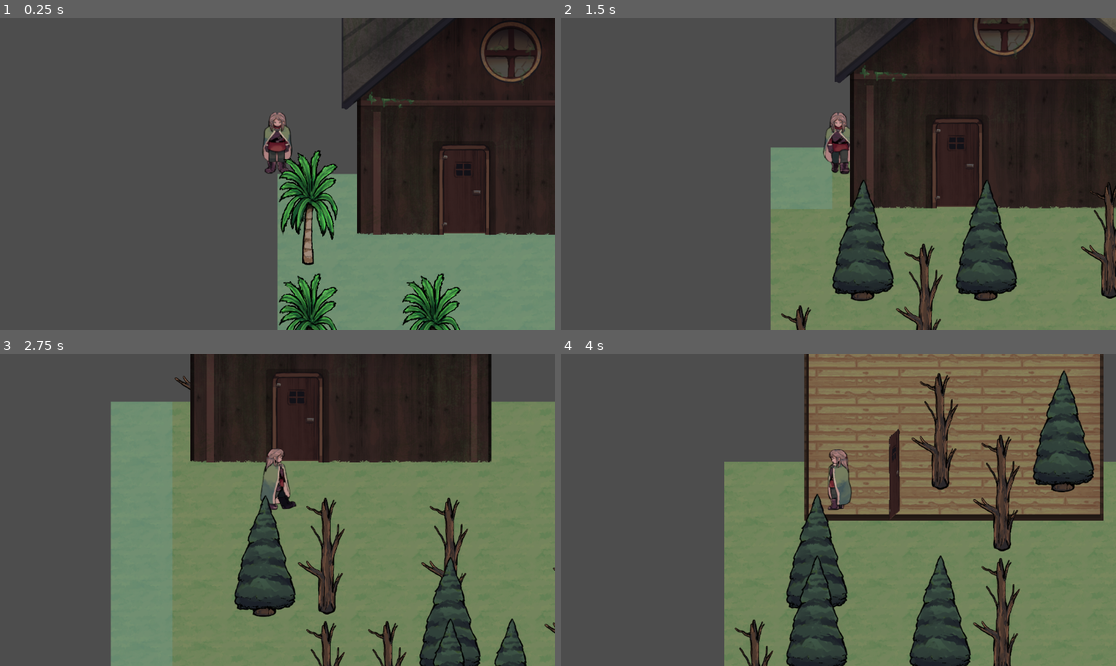
Above: before the commit, frames 1-4 (two rows, left to right).
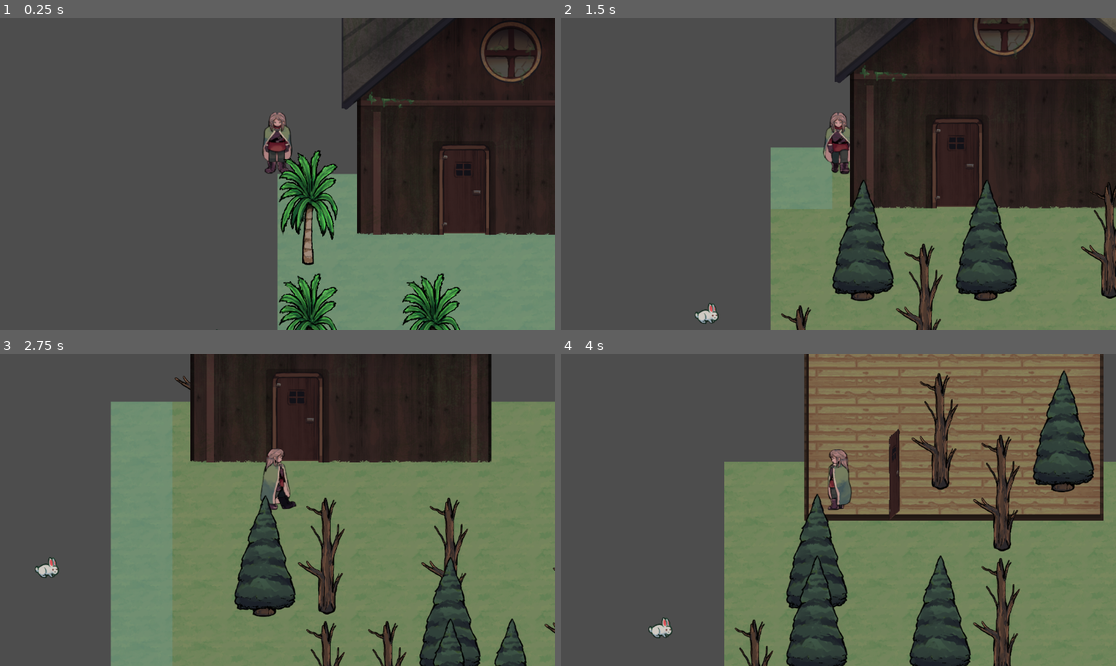
Above: after the commit, the same moments.

Repository: frxedlxver/godotProcGen
Game: Godot game, scene res://scenes/MainScene.tscn
The game is run twice, just before and just after one commit, with the same random seed, the same clock (stepped at 60 frames per second) and the same inputs.
Inputs:
- Up to frame 1 (0.25 s): no input
- Up to frame 2 (1.5 s): tap Enter (ui_accept) at 0.5, 0.77 s; hold D (walk_right) 0.53-1.28 s; tap R at 0.6, 1.35 s; hold S (walk_down) from 1.28 s (still down)
- Up to frame 3 (2.75 s): tap Enter (ui_accept) at 1.52 s; release S (walk_down) at 2.03 s; hold D (walk_right) from 2.03 s (still down); tap R at 2.1 s
- Up to frame 4 (4 s): release D (walk_right) at 2.78 s; hold W (walk_up) 2.78-3.53 s; tap R at 2.85, 3.6 s; tap Enter (ui_accept) at 3.02, 3.77 s; hold A (walk_left) from 3.53 s (still down)

The runs differ from the first frame. In frame 1, less than 0.1% of the frame differs, in the area x 38-40%, y 99-100%; in frame 2, 0.2%; in frame 3, 0.2%, in the area x 6-11%, y 65-72%; in frame 4, 0.2%.
Error after the commit: Invalid call. Nonexistent function 'process_state' in base 'Nil'. (res://src/NPC/AnimalStateManager.gd:10)

Commit message:
started work on decisionmaking

Diff:
--- /dev/null
+++ b/assets/animations/spriteframes/bunny.tres
@@ -0,0 +1,32 @@
+[gd_resource type="SpriteFrames" load_steps=5 format=3 uid="uid://dd04h3wo0ks4c"]
+
+[ext_resource type="Texture2D" uid="uid://bs4skf04yiffq" path="res://assets/animations/bun_sheet.png" id="1_1rkrv"]
+
+[sub_resource type="AtlasTexture" id="AtlasTexture_g201b"]
+atlas = ExtResource("1_1rkrv")
+region = Rect2(0, 60, 68, 60)
+
+[sub_resource type="AtlasTexture" id="AtlasTexture_35rty"]
+atlas = ExtResource("1_1rkrv")
+region = Rect2(68, 60, 68, 60)
+
+[sub_resource type="AtlasTexture" id="AtlasTexture_o1j6q"]
+atlas = ExtResource("1_1rkrv")
+region = Rect2(136, 60, 68, 60)
+
+[resource]
+animations = [{
+"frames": [{
+"duration": 1.0,
+"texture": SubResource("AtlasTexture_g201b")
+}, {
+"duration": 1.0,
+"texture": SubResource("AtlasTexture_35rty")
+}, {
+"duration": 1.0,
+"texture": SubResource("AtlasTexture_o1j6q")
+}],
+"loop": true,
+"name": &"hop",
+"speed": 5.0
+}]
--- a/nodes/Player.tscn
+++ b/nodes/Player.tscn
@@ -1,6 +1,6 @@
 [gd_scene load_steps=7 format=3 uid="uid://bxwy0r2ydmwky"]
 
-[ext_resource type="SpriteFrames" uid="uid://c6odp0uge3uld" path="res://assets/animations/mc.tres" id="1_jg6rk"]
+[ext_resource type="SpriteFrames" uid="uid://c6odp0uge3uld" path="res://assets/animations/spriteframes/mc.tres" id="1_jg6rk"]
 [ext_resource type="Script" path="res://src/Player/AnimationController.gd" id="2_86hkp"]
 [ext_resource type="Script" path="res://src/Player/InputHandler.gd" id="2_bu4xx"]
 [ext_resource type="Script" path="res://src/Player/PhysicsController.gd" id="2_xl6pr"]
--- /dev/null
+++ b/nodes/bunny.tscn
@@ -0,0 +1,37 @@
+[gd_scene load_steps=6 format=3 uid="uid://dr6aystlbr3ve"]
+
+[ext_resource type="SpriteFrames" uid="uid://dd04h3wo0ks4c" path="res://assets/animations/spriteframes/bunny.tres" id="1_fys23"]
+[ext_resource type="Script" path="res://src/NPC/AnimalStateManager.gd" id="3_nbd8s"]
+[ext_resource type="Script" path="res://src/NPC/AnimalBrain.gd" id="5_b5jt5"]
+
+[sub_resource type="CircleShape2D" id="CircleShape2D_f52e6"]
+radius = 249.514
+
+[sub_resource type="CapsuleShape2D" id="CapsuleShape2D_vgnuw"]
+radius = 14.0
+height = 46.0
+
+[node name="Bunny" type="CharacterBody2D"]
+
+[node name="Sprite" type="AnimatedSprite2D" parent="."]
+sprite_frames = ExtResource("1_fys23")
+animation = &"hop"
+frame_progress = 0.350539
+
+[node name="AwarenessArea" type="Area2D" parent="."]
+position = Vector2(-1, 6)
+rotation = 1.5708
+
+[node name="CollisionShape2D" type="CollisionShape2D" parent="AwarenessArea"]
+shape = SubResource("CircleShape2D_f52e6")
+
+[node name="bodyCollision" type="CollisionShape2D" parent="."]
+position = Vector2(-1, 6)
+rotation = 1.5708
+shape = SubResource("CapsuleShape2D_vgnuw")
+
+[node name="Brain" type="Node" parent="."]
+script = ExtResource("5_b5jt5")
+
+[node name="StateManager" type="Node" parent="."]
+script = ExtResource("3_nbd8s")
--- a/nodes/world/cabin.tscn
+++ b/nodes/world/cabin.tscn
@@ -2,7 +2,7 @@
 
 [ext_resource type="Texture2D" uid="uid://c0dx0ga7gmjiv" path="res://assets/sprites/cabin_interior.png" id="1_3jhwi"]
 [ext_resource type="Texture2D" uid="uid://lcl8b16jf4yd" path="res://assets/sprites/cabin_exterior.png" id="2_ohreh"]
-[ext_resource type="SpriteFrames" uid="uid://5j2jjga4gia1" path="res://assets/animations/cabin_door_anim.tres" id="3_a55k0"]
+[ext_resource type="SpriteFrames" uid="uid://5j2jjga4gia1" path="res://assets/animations/spriteframes/cabin_door_anim.tres" id="3_a55k0"]
 [ext_resource type="Script" path="res://nodes/world/BuildingExterior.gd" id="3_pp2jb"]
 [ext_resource type="Script" path="res://src/door.gd" id="3_tj2gr"]
 
--- a/scenes/MainScene.tscn
+++ b/scenes/MainScene.tscn
@@ -6,6 +6,7 @@
 [ext_resource type="TileSet" uid="uid://dmxk6mov2niyb" path="res://assets/tilesets/TerrainTileSet.tres" id="4_b44lk"]
 [ext_resource type="PackedScene" uid="uid://bnqrolr6i6i47" path="res://nodes/world/cabin.tscn" id="4_qwocq"]
 [ext_resource type="TileSet" uid="uid://b3cv5516t3sy3" path="res://assets/tilesets/DestructibleTileset.tres" id="5_qk6wl"]
+[ext_resource type="PackedScene" uid="uid://dr6aystlbr3ve" path="res://nodes/bunny.tscn" id="7_pts18"]
 
 [node name="Node2D" type="Node2D"]
 
@@ -51,3 +52,6 @@
 format = 2
 layer_0/name = "Trees"
 layer_0/y_sort_enabled = true
+
+[node name="Bunny" parent="." instance=ExtResource("7_pts18")]
+position = Vector2(-129, 339)
--- /dev/null
+++ b/src/NPC/AnimalBrain.gd
@@ -0,0 +1,63 @@
+extends Node
+
+# processes input and makes decisions
+class_name AnimalBrain
+
+var mood : String = "neutral"
+var target_position : Vector2;
+var target_object : Node2D;
+
+var knowledge : Dictionary = {
+	"threat_detected" : false,
+	"threat_body" : null,
+	"food_detected" : false,
+	"food_bodies" : [],
+	"desire_type" : null,
+	"desire_info" : {}
+}
+
+# Called when the node enters the scene tree for the first time.
+func _ready():
+	var awareness_area : Area2D = get_node("../AwarenessArea");
+	awareness_area.body_entered.connect(on_became_aware_of_body)
+	awareness_area.body_exited.connect(on_body_left_awareness_area)
+	pass # Replace with function body.
+
+func on_became_aware_of_body(body : Node2D):
+	if (body.name == "Player"):
+		knowledge["threat_detected"] = true
+		knowledge["threat_body"] = body
+
+func on_body_left_awareness_area(body : Node2D):
+	if (body.name == "Player"):
+		knowledge["threat_detected"] = false
+		knowledge["threat_body"] = null
+
+# Called every frame. 'delta' is the elapsed time since the previous frame.
+func _process(delta):
+	match(mood):
+		"neutral":
+			process_neutral_state()
+		"alert":
+			process_alert_state()
+	process_always()
+
+	print("bunny is feeling " + mood)
+
+func process_alert_state():
+	#determine and set action state
+	pass
+
+func process_neutral_state():
+	#determine and set action state
+	match(knowledge["desire_type"]):
+		"eat":
+			# move towards target_object if too far to eat. Otherwise start eating
+			pass
+		_:
+			#set state idle
+			pass
+	pass
+
+func process_always():
+	pass
--- /dev/null
+++ b/src/NPC/AnimalStateManager.gd
@@ -0,0 +1,22 @@
+extends Node
+class_name AnimalStateManager
+
+var cur_state : State
+
+signal state_entered(state : State)
+signal state_exited(state : State)
+
+func _process(delta):
+	cur_state.process_state(delta)
+
+func setState(state : State):
+	if state == cur_state: return
+
+	var enterargs = 0
+	var exitargs = 0
+
+	state.exit(exitargs)
+	state_exited.emit(cur_state)
+	cur_state = state
+	state.enter(enterargs)
+	state_entered.emit(state)
--- a/src/Player/AnimationController.gd
+++ b/src/Player/AnimationController.gd
@@ -3,50 +3,11 @@
 
 var animatedSprite2D : AnimatedSprite2D
 
-enum PlayerAnimation {
-	IDLE,
-	WALK_UP,
-	WALK_DOWN,
-	WALK_LEFT,
-	WALK_RIGHT
-}
-
-var walkDirectionAnimations : Dictionary = {
-	MoveState.dir.N : "walk_up",
-	MoveState.dir.E : "walk_right",
-	MoveState.dir.S : "walk_down",
-	MoveState.dir.W : "walk_left"
-}
-
-var idleDirectionAnimations : Dictionary = {
-	MoveState.dir.N : "idle",
-	MoveState.dir.E : "idle",
-	MoveState.dir.S : "idle",
-	MoveState.dir.W : "idle"
-}
-
-var dirSuffixes : Dictionary = {
-	MoveState.dir.N : "_up",
-	MoveState.dir.E : "_right",
-	MoveState.dir.S : "_down",
-	MoveState.dir.W : "_left"
-}
-
 func _ready():
 	animatedSprite2D = get_node("../Sprite");
 	var stateManager = get_node("../StateManager")
-	stateManager.onStateEnter.connect(onStateEntered)
+	stateManager.state_entered.connect(state_entereded)
 
-
-
-func onStateEntered(state : State):
-	var animationName
-	match state.statename:
-		"move":
-			var moveState : MoveState = state;
-			animationName = "walk" + dirSuffixes.get(moveState.facingDir)
-		"idle":
-			animationName = "idle";
-		_:
-			animationName = "idle"
+func state_entereded(state : State):
+	var animationName = state.get_animation_name()
 	animatedSprite2D.play(animationName);
--- a/src/Player/PhysicsController.gd
+++ b/src/Player/PhysicsController.gd
@@ -8,7 +8,7 @@
 func _ready():
 	body = get_parent()
 	var state_manager : StateManager = get_node("../StateManager")
-	state_manager.onStateEnter.connect(onStateEntered)
+	state_manager.state_entered.connect(state_entereded)
 
 func _physics_process(delta):
 	var new_move_force = Vector2.ZERO
@@ -33,6 +33,5 @@
 func handle_collision(collision):
 	pass
 
-func onStateEntered(state : State):
+func state_entereded(state : State):
 	cur_state = state
-	print("Phys: " + state.statename)
--- a/src/Player/states/State.gd
+++ b/src/Player/State.gd
@@ -2,6 +2,7 @@
 class_name State
 
 var statename : String;
+var animation_name : String;
 
 
 func enter(args):
@@ -9,3 +10,9 @@
 
 func exit(args):
 	pass
+
+func process_state(delta):
+	pass
+
+func get_animation_name():
+	pass
--- a/src/Player/StateManager.gd
+++ b/src/Player/StateManager.gd
@@ -5,8 +5,8 @@
 var curState : State
 var inputHandler : InputHandler
 
-signal onStateExit(state : State)
-signal onStateEnter(state : State)
+signal state_exited(state : State)
+signal state_entered(state : State)
 
 # Called when the node enters the scene tree for the first time.
 func _ready():
@@ -33,7 +33,7 @@
 		enterargs = inputHandler.dirInput
 	if state == curState: return
 	state.exit(exitargs)
-	onStateExit.emit(curState)
+	state_exited.emit(curState)
 	curState = state
 	state.enter(enterargs)
-	onStateEnter.emit(state)
+	state_entered.emit(state)
--- a/src/Player/states/IdleState.gd
+++ b/src/Player/states/IdleState.gd
@@ -4,3 +4,6 @@
 
 func _init():
 	statename = "idle"
+
+func get_animation_name():
+	return "idle"
--- a/src/Player/states/MoveState.gd
+++ b/src/Player/states/MoveState.gd
@@ -17,6 +17,16 @@
 	direction = args
 	setFacingDir()
 
+func get_animation_name():
+	var anim_name = "walk"
+	match(facingDir):
+		dir.N: anim_name += "_up"
+		dir.E: anim_name += "_right"
+		dir.S: anim_name += "_down"
+		dir.W: anim_name += "_left"
+
+	return anim_name
+
 func setFacingDir():
 	if direction.y < 0 : facingDir = dir.N;
 	elif direction.y > 0 : facingDir = dir.S;
Binary file added: assets/animations/bun_sheet.png
Not shown, added: assets/animations/bun_sheet.png.import
Renamed: assets/animations/cabin_door_anim.tres -> assets/animations/spriteframes/cabin_door_anim.tres
Renamed: assets/animations/mc.tres -> assets/animations/spriteframes/mc.tres
Not shown: 1 places in scenes/MainScene.tscn that only renumber resources
